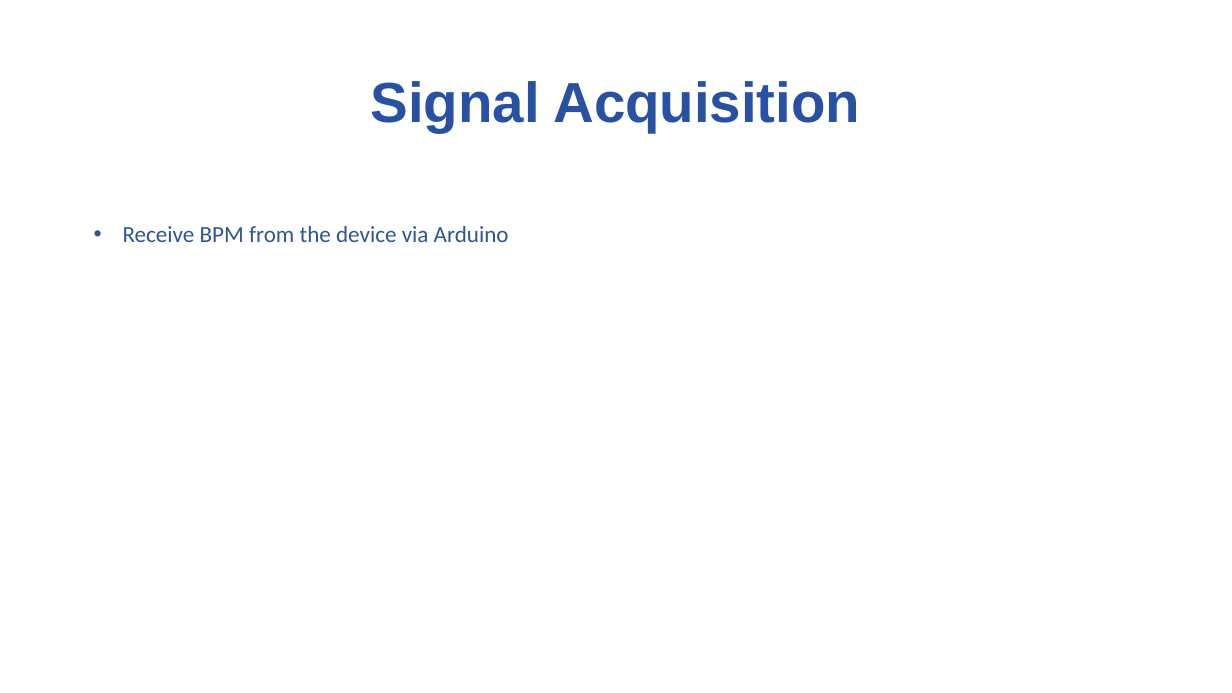
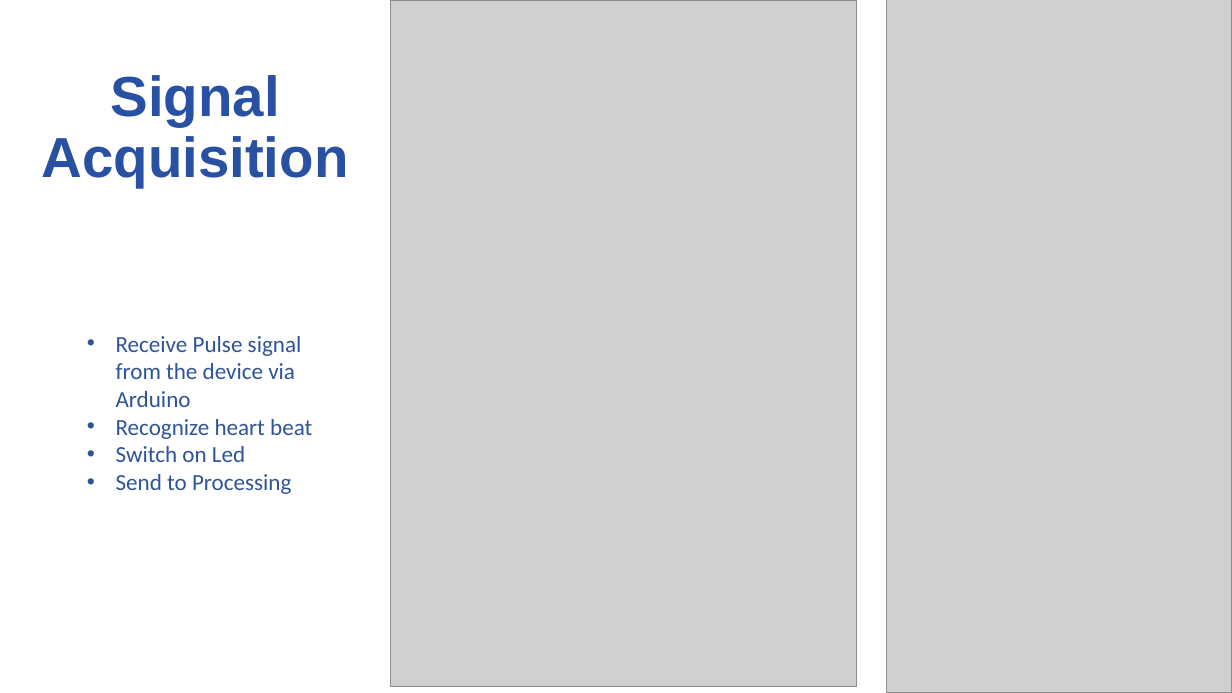
Before and after one commit to ramirez915/BioE-CS-494, a slide deck: slide 3 of Lab 2 ppt.pptx. Drawn at 1232x693 pixels with LibreOffice and Linux fonts; fonts in the diff are those of the drawing; grey boxes stand for pictures; background and template pictures are left out. Boxes give left, top, right and bottom in pixels: in the first picture for what was removed or moved away, otherwise in the second. Text is boxed around its words. In the diff, an @@ line names an element or a change of style, - is before the commit and + after.

```diff
--- a/Lab 2 ppt.pptx
+++ b/Lab 2 ppt.pptx
@@ picture added at <box>391,0,858,686</box> @@
@@ picture added at <box>886,0,1232,693</box> @@
@@ title "Signal Acquisition" rewrapped from <box>371,81,860,132</box> to <box>41,75,348,188</box> @@
@@ text at <box>116,336,312,494</box>: text changed @@
-• Receive BPM from the device via Arduino
+• Receive Pulse signal from the device via Arduino
+• Recognize heart beat
+• Switch on Led
+• Send to Processing
```
Also in this commit, not shown: 2 other slides changed, 2 slides added, 2 slides removed.
